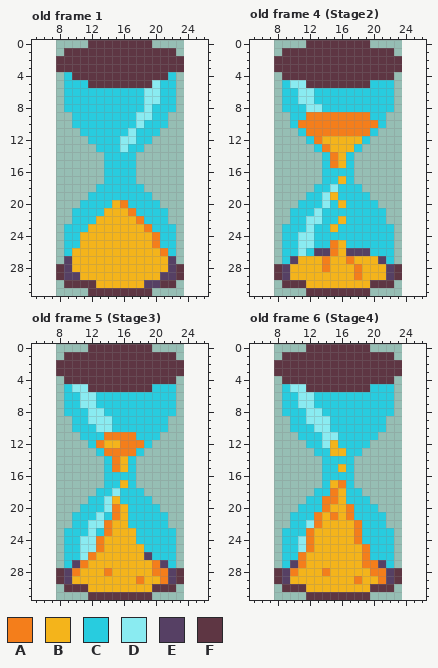
Pixel-art file: sprites/timer_glass.ase. The first picture shows the starting point.
16x32 pixels, 7 frames. Shown: old frame 1: x 5..26, y 0..31; old frame 4 (Stage2): x 5..26, y 0..31; old frame 5 (Stage3): x 5..26, y 0..31; old frame 6 (Stage4): x 5..26, y 0..31. The old version is drawn lined up with the new one, on the new canvas. The commit also changed other frames, which this record leaves out.
Palette (. is transparent): A #f47e1b  B #f4b41b  C #28ccdf  D #8aebf1  E #564064  F #5e3643
Pixels before, old frame 1, first column x 8:
 0 ....FFFFFFFF....
 1 .FFFFFFFFFFFFFF.
 2 FFFFFFFFFFFFFFFF
 3 FFFFFFFFFFFFFFFF
 4 .CFFFFFFFFFFFFC.
 5 .CCCFFFFFFFFDCC.
 6 .CCCCCCCCCCDDCC.
 7 .CCCCCCCCCCDDCC.
 8 .CCCCCCCCCCDCCC.
 9 ..CCCCCCCCDDCC..
10 ..CCCCCCCCDCCC..
11 ...CCCCCCDCCC...
12 ....CCCCDDCC....
13 .....CCCDCC.....
14 ......CCCC......
15 ......CCCC......
16 ......CCCC......
17 ......CCCC......
18 .....CCCCCC.....
19 ....CCCCCCCC....
20 ...CCCCBACCCC...
21 ..CCCCBBBACCCC..
22 ..CCCBBBBBACCC..
23 .CCCBBBBBBBACCC.
24 .CCBBBBBBBBBACC.
25 .CCBBBBBBBBBACC.
26 .CBBBBBBBBBBBAC.
27 .EBBBBBBBBBBBBE.
28 FEBBBBBBBBBBBBEF
29 FEEBBBBBBBBBBEEF
30 .FFFFBBBBBBEEFF.
31 ....FFFFFFFF....
Pixels before, old frame 4 (Stage2), first column x 8:
 0 ....FFFFFFFF....
 1 .FFFFFFFFFFFFFF.
 2 FFFFFFFFFFFFFFFF
 3 FFFFFFFFFFFFFFFF
 4 .FFFFFFFFFFFFFF.
 5 .CDDFFFFFFFFCCC.
 6 .CCDDCCCCCCCCCC.
 7 .CCDDCCCCCCCCCC.
 8 .CCCDDCCCCCCCCC.
 9 ..CCAAAAAAAACC..
10 ..CAAAAAAAAAAC..
11 ...CAAAAAAAAC...
12 ....CABBBBBC....
13 .....CABBBC.....
14 ......CABC......
15 ......CABC......
16 ......CCCC......
17 ......CCBC......
18 .....CCDCCC.....
19 ....CCDBCCCC....
20 ...CCCDCBCCCC...
21 ..CCCDCCCCCCCC..
22 ..CCDDCCBCCCCC..
23 .CCCDCCBCCCCCCC.
24 .CCDDCCCCCCCCCC.
25 .CCDDCCABCCCCCC.
26 .CCDCEEABEEECCC.
27 .CEBBBABBABBBEC.
28 FEBBBBABBBABBBEF
29 FEBBBBBBBBABBBEF
30 .FFFBBBBBBBBFFF.
31 ....FFFFFFFF....
Pixels before, old frame 5 (Stage3), first column x 8:
 0 ....FFFFFFFF....
 1 .FFFFFFFFFFFFFF.
 2 FFFFFFFFFFFFFFFF
 3 FFFFFFFFFFFFFFFF
 4 .FFFFFFFFFFFFFF.
 5 .CDDFFFFFFFFCCC.
 6 .CCDDCCCCCCCCCC.
 7 .CCDDCCCCCCCCCC.
 8 .CCCDDCCCCCCCCC.
 9 ..CCDDDCCCCCCC..
10 ..CCCDDCCCCCCC..
11 ...CCCAAAACCC...
12 ....CABBAAAC....
13 .....CAAAAC.....
14 ......CABC......
15 ......CABC......
16 ......CCCC......
17 ......CCBC......
18 .....CCDCCC.....
19 ....CCDBCCCC....
20 ...CCCDABCCCC...
21 ..CCCDCABCCCCC..
22 ..CCDDABBCCCCC..
23 .CCCDCABBBCCCCC.
24 .CCDDABBBBCCCCC.
25 .CCDDABBBBBCCCC.
26 .CCDABBBBBBECCC.
27 .CEABBBBBBBBAEC.
28 FEABBBABBBBBAAEF
29 FEBBBBBBBBABBAEF
30 .FFFBBBBBBBBFFF.
31 ....FFFFFFFF....
Pixels before, old frame 6 (Stage4), first column x 8:
 0 ....FFFFFFFF....
 1 .FFFFFFFFFFFFFF.
 2 FFFFFFFFFFFFFFFF
 3 FFFFFFFFFFFFFFFF
 4 .FFFFFFFFFFFFFF.
 5 .CDDFFFFFFFFCCC.
 6 .CCDDCCCCCCCCCC.
 7 .CCDDCCCCCCCCCC.
 8 .CCCDDCCCCCCCCC.
 9 ..CCDDDCCCCCCC..
10 ..CCCDDCCCCCCC..
11 ...CCCDDCCCCC...
12 ....CCDBCCCC....
13 .....CCBBCC.....
14 ......CCCC......
15 ......CCBC......
16 ......CCCC......
17 ......CBAC......
18 .....CCABCC.....
19 ....CCAABCCC....
20 ...CCCABBACCC...
21 ..CCCABABACCCC..
22 ..CCDABBBBACCC..
23 .CCCABBBBBACCCC.
24 .CCDABBBBBACCCC.
25 .CCDABBBBBBACCC.
26 .CCABBBBBBBACCC.
27 .CEABBBBBBBAAEC.
28 FEABBBABBBBBAAEF
29 FEBBBBBBBBABBAEF
30 .FFFBBBBBBBBFFF.
31 ....FFFFFFFF....
The same view after the edit:
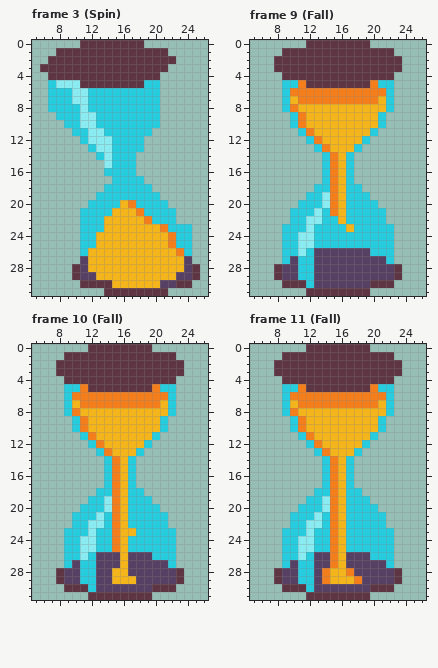
A new or re-ordered frame is compared with the old frame closest to it.
Message: Polish up timer some more and fix tomato sprite
The edit:
canvas 16x32 -> 32x32, the old top-left corner now at 8,0
frames 7 -> 44
Changed rows in their new state; - is an unchanged pixel.
Frame 3 (Spin) is new; against old frame 1:
first column x 6:
 0 -----F-------.------
 1 --F-------------.---
 2 -F---------------.--
 3 FF--------------..--
 4 -FFF-----------..---
 5 -CDDDF-------CC..---
 6 -CC-DD-------CC..---
 7 -CC-DD-------CC..---
 8 -CC--D-------C-..---
 9 --CC-DD-----CC-.----
10 ---C-DD-----C--.----
11 ----C-DD---C--.-----
12 -----CDDD-CC-.------
13 ------CDD-C---------
14 -------CD-----------
15 --------D-----------
17 --------.---C-------
18 -------.-----C------
19 ------.-------C-----
20 -----.---CBA---C----
21 ----.---C--BA---C---
22 ----.--C----BA--C---
23 ---..-CC-----BBA-CC-
24 ---..CC-------BBACC-
25 ---..CC-------BBACC-
26 ---..C---------BBAC-
27 ---..E----------BBE-
28 --..FE----------BBEF
29 --..FEE--------BBEEF
30 ---..--FF----BBEEFF-
31 ------..------FF----
Frame 9 (Fall) against old frame 4 (Stage2):
first column x 10:
 5 CA--------A-
 6 AAAAAAAAAAAA
 7 BAAAAAAAAAAB
 8 ABBBBBBBBBBB
 9 -ABBBBBBBBB-
10 --BBBBBBBBB-
11 ---BBBBBBB--
first column x 10:
16 -----AB-----
17 -----A------
18 -----AB-----
19 -----AB-----
20 -----A------
21 -----AB-----
23 -----C-B----
25 -----CC-----
26 -----EE-----
27 -CCEEEEEEEE-
28 ECCEEEEEEEEE
29 ECCEEEEEEEEE
30 --CEEEEEEE--
Frame 10 (Fall) against old frame 5 (Stage3):
first column x 10:
 5 CA--------A-
 6 AAAAAAAAAAAA
 7 BAAAAAAAAAAB
 8 ABBBBBBBBBBB
 9 -ABBBBBBBBB-
10 -ABBBBBBBBB-
11 --ABBBBBBB--
12 ------BBB---
13 -----BBB----
16 -----AB-----
17 -----A------
18 -----AB-----
19 -----AB-----
22 ----CA------
23 ----CA------
24 ---CCA-C----
25 ---CCA-CC---
26 --CEEE-EE---
27 -CCEEE-EEEE-
28 ECCEE--EEEEE
29 ECCEE---EEEE
30 --CEEEEEEE--
Frame 11 (Fall) against old frame 6 (Stage4):
first column x 10:
 5 CA--------A-
 6 AAAAAAAAAAAA
 7 BAAAAAAAAAAB
 8 ABBBBBBBBBBB
 9 -ABBBBBBBBB-
10 -ABBBBBBBBB-
11 --ABBBBBBB--
12 ---AB-BBB---
13 ----A--B----
14 -----AB-----
15 -----A------
16 -----AB-----
17 -----AB-----
19 ----D-------
20 ----DA-C----
21 ---DC--C----
22 ---DCA-CC---
23 --DCCA-CC---
24 --DCCA-CC---
25 --DCCA-CCC--
26 -DCEEA-EEE--
27 -CCEEA-EEEE-
28 ECCE---AEEEE
29 ECCEA----EEE
30 --CEEEEEEE--
